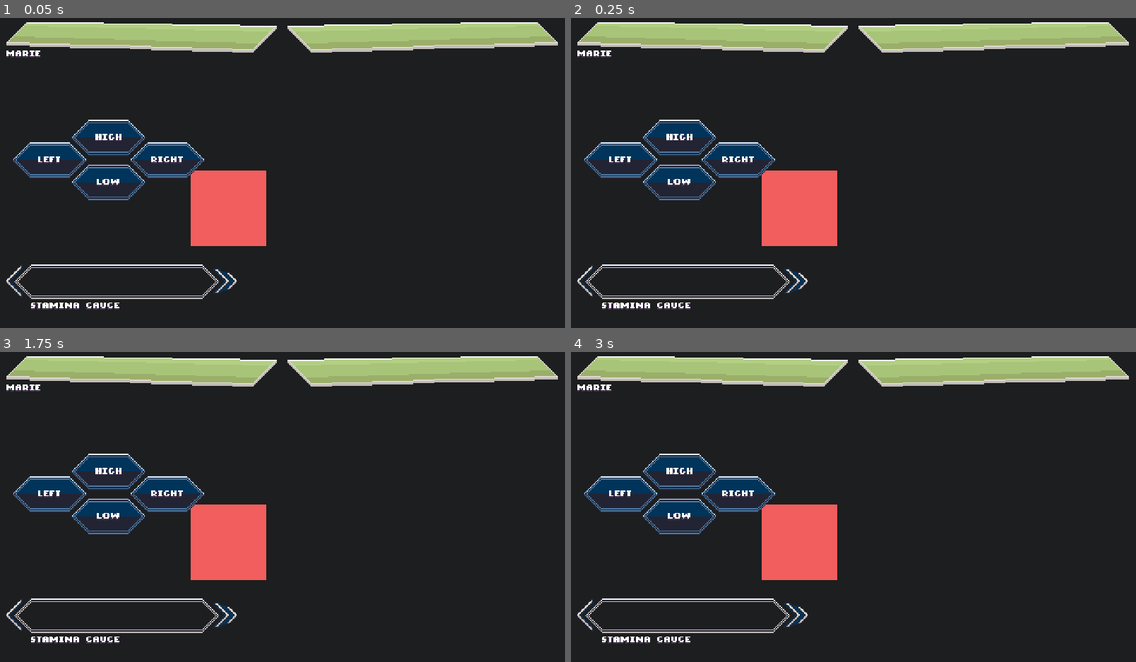
Above: before the commit, frames 1-4 (two rows, left to right).
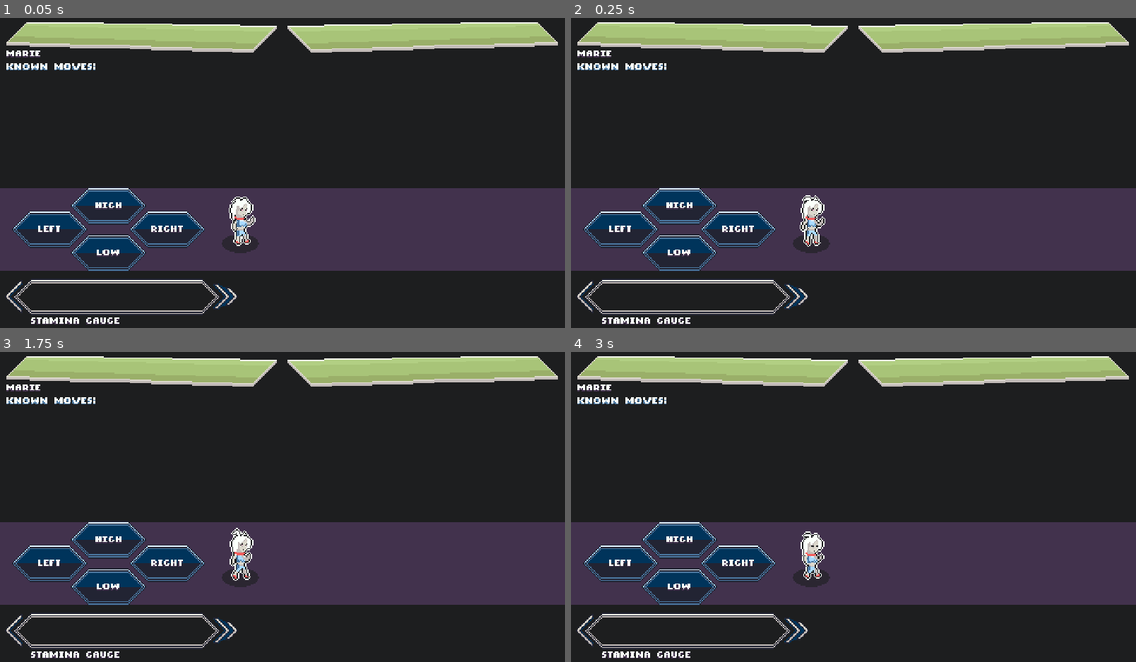
Above: after the commit, the same moments.

Repository: ConradoClark/FranklyStained
Game: Godot game, scene res://scenes/test.tscn
The game is run twice, just before and just after one commit, with the same random seed, the same clock (stepped at 60 frames per second) and the same inputs. The project has no main scene, so this scene is started directly.
Inputs:
- Up to frame 1 (0.05 s): no input
- Up to frame 2 (0.25 s): no input
- Up to frame 3 (1.75 s): hold D (action_right) 0.53-1.28 s; hold S (action_down) from 1.28 s (still down)
- Up to frame 4 (3 s): release S (action_down) at 2.03 s; hold D (action_right) 2.03-2.78 s; hold W (action_up) from 2.78 s (still down)

The runs differ from the first frame. In frame 1, 30% of the frame differs, in the area x 0-100%, y 14-99%; in frame 2, 30%; in frame 3, 30%; in frame 4, 30%.

Commit message:
this is tough haha

Diff:
--- a/project.godot
+++ b/project.godot
@@ -36,6 +36,7 @@
 "res://fonts/": "blue",
 "res://scenes/": "yellow",
 "res://scripts/": "pink",
+"res://shaders/": "pink",
 "res://sprites/": "green"
 }
 
--- /dev/null
+++ b/scenes/player.tscn
@@ -0,0 +1,154 @@
+[gd_scene load_steps=12 format=3 uid="uid://h8y156f888lu"]
+
+[ext_resource type="Shader" path="res://shaders/character_shader.gdshader" id="1_0vyu7"]
+[ext_resource type="Texture2D" uid="uid://785mu460s1ci" path="res://sprites/characters/human_form_head.png" id="1_orfbs"]
+[ext_resource type="Texture2D" uid="uid://cdbx02lcym05g" path="res://sprites/characters/human_form_rightarm.png" id="2_ne37i"]
+[ext_resource type="Texture2D" uid="uid://cwhu2pc5maxe0" path="res://sprites/characters/human_form_rightleg.png" id="3_menuo"]
+[ext_resource type="Texture2D" uid="uid://b6kj4bfx337e8" path="res://sprites/characters/human_form_torso.png" id="4_uucvq"]
+[ext_resource type="Texture2D" uid="uid://dxs7gnig3oc15" path="res://sprites/characters/human_form_leftarm.png" id="5_4el67"]
+[ext_resource type="Texture2D" uid="uid://dinuhpjpq1hyh" path="res://sprites/characters/human_form_leftleg.png" id="6_lb6xm"]
+[ext_resource type="Texture2D" uid="uid://di4vioqxm8j6q" path="res://sprites/characters/shadow.png" id="8_oe6ji"]
+
+[sub_resource type="ShaderMaterial" id="ShaderMaterial_b81us"]
+shader = ExtResource("1_0vyu7")
+shader_parameter/color1 = Color(0.113725, 0.117647, 0.121569, 1)
+shader_parameter/width1 = 1.0
+shader_parameter/color2 = Color(0.980392, 1, 0.980392, 1)
+shader_parameter/width2 = 1.0
+
+[sub_resource type="Animation" id="Animation_704hp"]
+resource_name = "stand"
+length = 1.00001
+loop_mode = 1
+tracks/0/type = "value"
+tracks/0/imported = false
+tracks/0/enabled = true
+tracks/0/path = NodePath("SpriteGroup/Head:frame")
+tracks/0/interp = 1
+tracks/0/loop_wrap = false
+tracks/0/keys = {
+"times": PackedFloat32Array(0.1, 0.9),
+"transitions": PackedFloat32Array(1, 1),
+"update": 0,
+"values": [0, 3]
+}
+tracks/1/type = "value"
+tracks/1/imported = false
+tracks/1/enabled = true
+tracks/1/path = NodePath("SpriteGroup/RightArm:frame")
+tracks/1/interp = 1
+tracks/1/loop_wrap = false
+tracks/1/keys = {
+"times": PackedFloat32Array(0.1, 0.9),
+"transitions": PackedFloat32Array(1, 1),
+"update": 0,
+"values": [0, 3]
+}
+tracks/2/type = "value"
+tracks/2/imported = false
+tracks/2/enabled = true
+tracks/2/path = NodePath("SpriteGroup/RightLeg:frame")
+tracks/2/interp = 1
+tracks/2/loop_wrap = false
+tracks/2/keys = {
+"times": PackedFloat32Array(0.1, 0.9),
+"transitions": PackedFloat32Array(1, 1),
+"update": 0,
+"values": [0, 3]
+}
+tracks/3/type = "value"
+tracks/3/imported = false
+tracks/3/enabled = true
+tracks/3/path = NodePath("SpriteGroup/Torso:frame")
+tracks/3/interp = 1
+tracks/3/loop_wrap = false
+tracks/3/keys = {
+"times": PackedFloat32Array(0.1, 0.9),
+"transitions": PackedFloat32Array(1, 1),
+"update": 0,
+"values": [0, 3]
+}
+tracks/4/type = "value"
+tracks/4/imported = false
+tracks/4/enabled = true
+tracks/4/path = NodePath("SpriteGroup/LeftArm:frame")
+tracks/4/interp = 1
+tracks/4/loop_wrap = false
+tracks/4/keys = {
+"times": PackedFloat32Array(0.1, 0.9),
+"transitions": PackedFloat32Array(1, 1),
+"update": 0,
+"values": [0, 3]
+}
+tracks/5/type = "value"
+tracks/5/imported = false
+tracks/5/enabled = true
+tracks/5/path = NodePath("SpriteGroup/LeftLeg:frame")
+tracks/5/interp = 1
+tracks/5/loop_wrap = false
+tracks/5/keys = {
+"times": PackedFloat32Array(0.1, 0.9),
+"transitions": PackedFloat32Array(1, 1),
+"update": 0,
+"values": [0, 3]
+}
+
+[sub_resource type="AnimationLibrary" id="AnimationLibrary_xkoje"]
+_data = {
+"stand": SubResource("Animation_704hp")
+}
+
+[node name="Player" type="Node2D"]
+texture_filter = 1
+position = Vector2(85, 50)
+
+[node name="SpriteGroup" type="CanvasGroup" parent="."]
+material = SubResource("ShaderMaterial_b81us")
+
+[node name="Head" type="Sprite2D" parent="SpriteGroup"]
+texture = ExtResource("1_orfbs")
+hframes = 6
+vframes = 6
+frame = 3
+
+[node name="RightArm" type="Sprite2D" parent="SpriteGroup"]
+texture = ExtResource("2_ne37i")
+hframes = 6
+vframes = 6
+frame = 3
+
+[node name="RightLeg" type="Sprite2D" parent="SpriteGroup"]
+texture = ExtResource("3_menuo")
+hframes = 6
+vframes = 6
+frame = 3
+
+[node name="Torso" type="Sprite2D" parent="SpriteGroup"]
+texture = ExtResource("4_uucvq")
+hframes = 6
+vframes = 6
+frame = 3
+
+[node name="LeftArm" type="Sprite2D" parent="SpriteGroup"]
+texture = ExtResource("5_4el67")
+hframes = 6
+vframes = 6
+frame = 3
+
+[node name="LeftLeg" type="Sprite2D" parent="SpriteGroup"]
+texture = ExtResource("6_lb6xm")
+hframes = 6
+vframes = 6
+frame = 3
+
+[node name="AnimationPlayer" type="AnimationPlayer" parent="."]
+libraries = {
+"": SubResource("AnimationLibrary_xkoje")
+}
+autoplay = "stand"
+
+[node name="Shadow" type="Sprite2D" parent="."]
+modulate = Color(1, 1, 1, 0.611765)
+z_index = -1
+position = Vector2(-7, 27)
+texture = ExtResource("8_oe6ji")
--- a/scenes/test.tscn
+++ b/scenes/test.tscn
@@ -9,19 +9,24 @@
 [ext_resource type="Script" path="res://scripts/combat/combat_gauge.gd" id="5_ya486"]
 [ext_resource type="Texture2D" uid="uid://b6viuifhcprqt" path="res://sprites/ui/attack_slot_left.png" id="6_f1f5o"]
 [ext_resource type="Texture2D" uid="uid://buhpuxs1jms7t" path="res://sprites/ui/attack_slot_right.png" id="7_cn7d3"]
-[ext_resource type="Texture2D" uid="uid://dvjja5dgjj8m1" path="res://sprites/characters/player_block.png" id="10_yq6ls"]
+[ext_resource type="FontFile" uid="uid://by4vdwe8xxq8p" path="res://fonts/NotJamChunkySans.ttf" id="10_choo0"]
+[ext_resource type="PackedScene" uid="uid://h8y156f888lu" path="res://scenes/player.tscn" id="10_ruajv"]
+
+[sub_resource type="LabelSettings" id="LabelSettings_qtlof"]
+font = ExtResource("10_choo0")
+font_size = 6
+font_color = Color(0.980392, 1, 0.980392, 1)
+shadow_color = Color(0.294118, 0.466667, 0.627451, 1)
+shadow_offset = Vector2(0, 1)
 
 [node name="Node2D" type="Node2D"]
 texture_filter = 1
 
-[node name="PlayerBlock" type="Sprite2D" parent="."]
-position = Vector2(194, 168)
-texture = ExtResource("10_yq6ls")
-
 [node name="AttackOptions" type="Node2D" parent="."]
+position = Vector2(0, 59)
 
 [node name="AttackHigh" type="Sprite2D" parent="AttackOptions"]
-position = Vector2(92, 108)
+position = Vector2(92, 107)
 texture = ExtResource("1_dlxqv")
 
 [node name="Label" type="Label" parent="AttackOptions/AttackHigh"]
@@ -72,7 +77,7 @@
 uppercase = true
 
 [node name="AttackLow" type="Sprite2D" parent="AttackOptions"]
-position = Vector2(92, 146)
+position = Vector2(92, 147)
 texture = ExtResource("1_dlxqv")
 
 [node name="Label" type="Label" parent="AttackOptions/AttackLow"]
@@ -89,9 +94,9 @@
 
 [node name="AttackGauge" type="NinePatchRect" parent="."]
 offset_left = 11.0
-offset_top = 215.0
+offset_top = 228.0
 offset_right = 189.0
-offset_bottom = 246.0
+offset_bottom = 259.0
 texture = ExtResource("2_dd35b")
 patch_margin_left = 16
 patch_margin_top = 15
@@ -148,3 +153,23 @@
 modulate = Color(0.698039, 0.811765, 0.513726, 1)
 texture = ExtResource("4_64sju")
 flip_h = true
+
+[node name="KnownMoves" type="Label" parent="."]
+offset_left = 5.0
+offset_top = 45.0
+offset_right = 82.0
+offset_bottom = 68.0
+text = "KNOWN MOVES:"
+label_settings = SubResource("LabelSettings_qtlof")
+uppercase = true
+
+[node name="ColorRect" type="ColorRect" parent="."]
+z_index = -2
+offset_left = -7.0
+offset_top = 151.0
+offset_right = 480.0
+offset_bottom = 221.0
+color = Color(0.258824, 0.196078, 0.301961, 1)
+
+[node name="Player" parent="." instance=ExtResource("10_ruajv")]
+position = Vector2(211, 171)
--- /dev/null
+++ b/shaders/character_shader.gdshader
@@ -0,0 +1,40 @@
+shader_type canvas_item;
+
+uniform vec4 color1 : source_color = vec4(1.0);
+uniform float width1 : hint_range(0, 2) = 1.0;
+uniform vec4 color2 : source_color = vec4(1.0);
+uniform float width2 : hint_range(0, 2) = 1.0;
+uniform sampler2D screen_texture : hint_screen_texture;
+
+// this looks so unoptimized, but oh well
+void fragment() {
+  vec2 uv = UV;
+  vec4 tex_color = texture(screen_texture, SCREEN_UV);
+	vec2 size1 = SCREEN_PIXEL_SIZE * width1;
+  vec2 size2 = SCREEN_PIXEL_SIZE * width2;
+
+  float outline = texture(screen_texture, SCREEN_UV + vec2(-size1.x, 0)).a;
+  outline += texture(screen_texture, SCREEN_UV + vec2(0, size1.y)).a;
+  outline += texture(screen_texture, SCREEN_UV + vec2(size1.x, 0)).a;
+  outline += texture(screen_texture, SCREEN_UV + vec2(0, -size1.y)).a;
+  outline = min(outline, 1.0);
+
+  float outline2 = texture(screen_texture, SCREEN_UV + vec2(-size2.x-size1.x, 0)).a;
+  outline2 += texture(screen_texture, SCREEN_UV + vec2(0, size2.y + size1.y)).a;
+  outline2 += texture(screen_texture, SCREEN_UV + vec2(size2.x + size1.x, 0)).a;
+  outline2 += texture(screen_texture, SCREEN_UV + vec2(0, -size2.y-size1.y)).a;
+
+  // diagonals for external
+  outline2 += texture(screen_texture, SCREEN_UV + vec2(-size2.x, -size2.y)).a;
+  outline2 += texture(screen_texture, SCREEN_UV + vec2(-size2.x, +size2.y)).a;
+  outline2 += texture(screen_texture, SCREEN_UV + vec2(size2.x, -size2.y)).a;
+  outline2 += texture(screen_texture, SCREEN_UV + vec2(size2.x, +size2.y)).a;
+  outline2 = min(outline2, 1.0);
+
+  // Get the texture from the screen
+  vec4 tex = texture(screen_texture,SCREEN_UV);
+  vec4 modulate = COLOR - vec4(1, 1, 1, 0);
+  vec4 tex1 = mix(tex, color1 + modulate, outline - tex.a);
+  vec4 tex2 = mix(tex, color2 + modulate, outline2 - tex.a);
+  COLOR = mix(tex1,tex2, outline2-outline);
+}
Not shown: 1 places in scenes/test.tscn that only renumber resources
Binary file changed: sprites/characters/human_form.aseprite
Binary file changed: sprites/characters/human_form_head.png
Not shown, added: sprites/characters/human_form_head.png.import
Binary file changed: sprites/characters/human_form_leftarm.png
Not shown, added: sprites/characters/human_form_leftarm.png.import
Binary file changed: sprites/characters/human_form_leftleg.png
Not shown, added: sprites/characters/human_form_leftleg.png.import
Binary file changed: sprites/characters/human_form_rightarm.png
Not shown, added: sprites/characters/human_form_rightarm.png.import
Binary file changed: sprites/characters/human_form_rightleg.png
Not shown, added: sprites/characters/human_form_rightleg.png.import
(and 5 more such lines)
